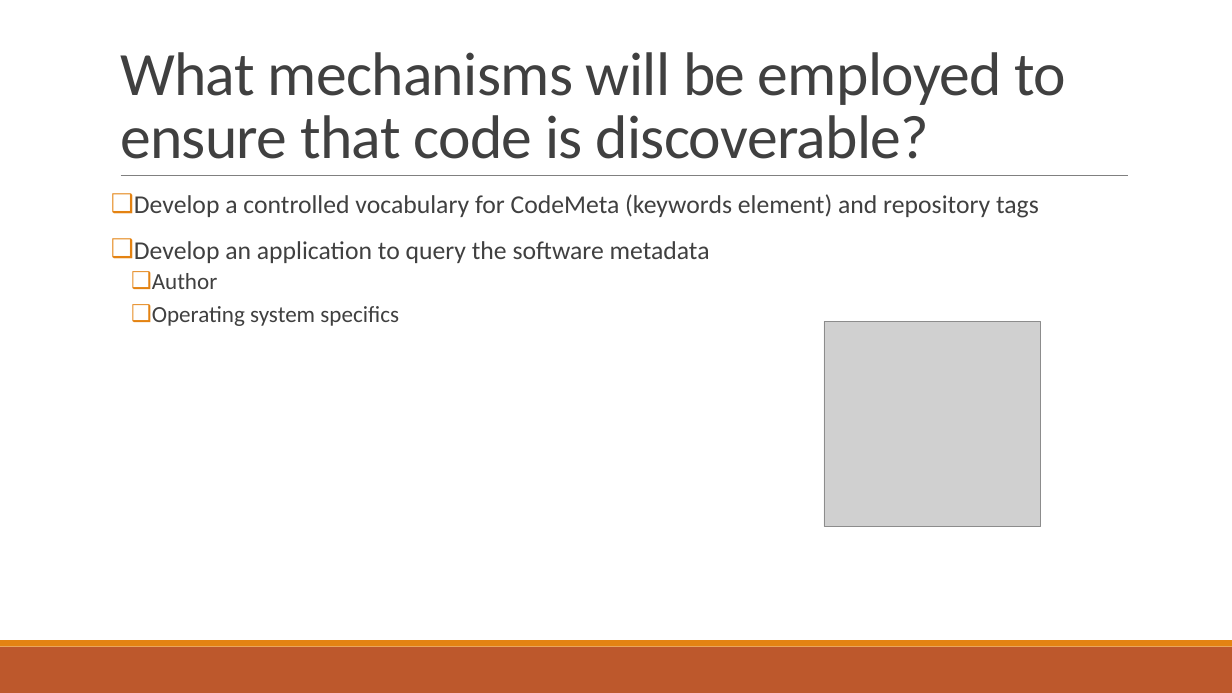
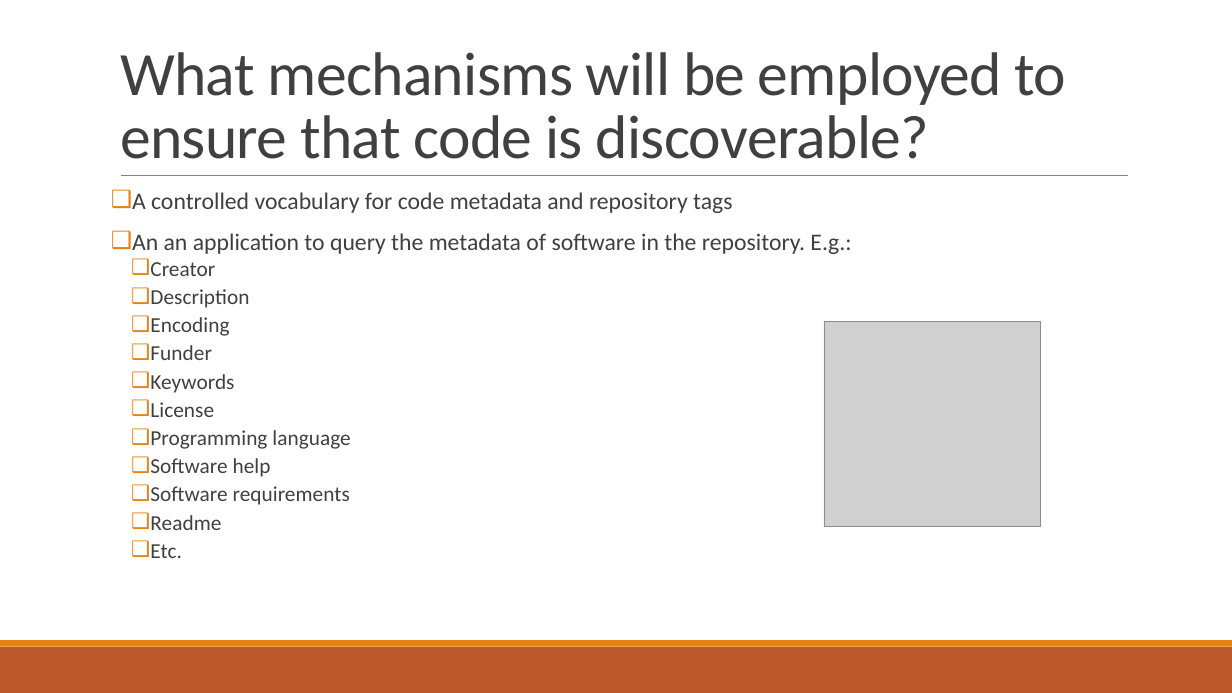
Before and after one commit to vanderbi/codeLibrary, a slide deck: slide 8 of Building an Information Management Code Library.pptx. Drawn at 1232x693 pixels with LibreOffice and Linux fonts; fonts in the diff are those of the drawing; grey boxes stand for pictures; background and template pictures are left out. Boxes give left, top, right and bottom in pixels: in the first picture for what was removed or moved away, otherwise in the second. Text is boxed around its words. In the diff, an @@ line names an element or a change of style, - is before the commit and + after.

```diff
--- a/Building an Information Management Code Library.pptx
+++ b/Building an Information Management Code Library.pptx
@@ text at (132,192,851,558): text changed; size 20 to 18.5 pt @@
-❑ Develop a controlled vocabulary for CodeMeta (keywords element) and repository tags
-❑ Develop an application to query the software metadata
-  ❑ Author
-  ❑ Operating system specifics
+❑ A controlled vocabulary for code metadata and repository tags
+❑ An an application to query the metadata of software in the repository. E.g.:
+  ❑ Creator
+  ❑ Description
+  ❑ Encoding
+  ❑ Funder
+  ❑ Keywords
+  ❑ License
+  ❑ Programming language
+  ❑ Software help
+  ❑ Software requirements
+  ❑ Readme
+  ❑ Etc.
```
Also in this commit, not shown: 4 other slides changed.
